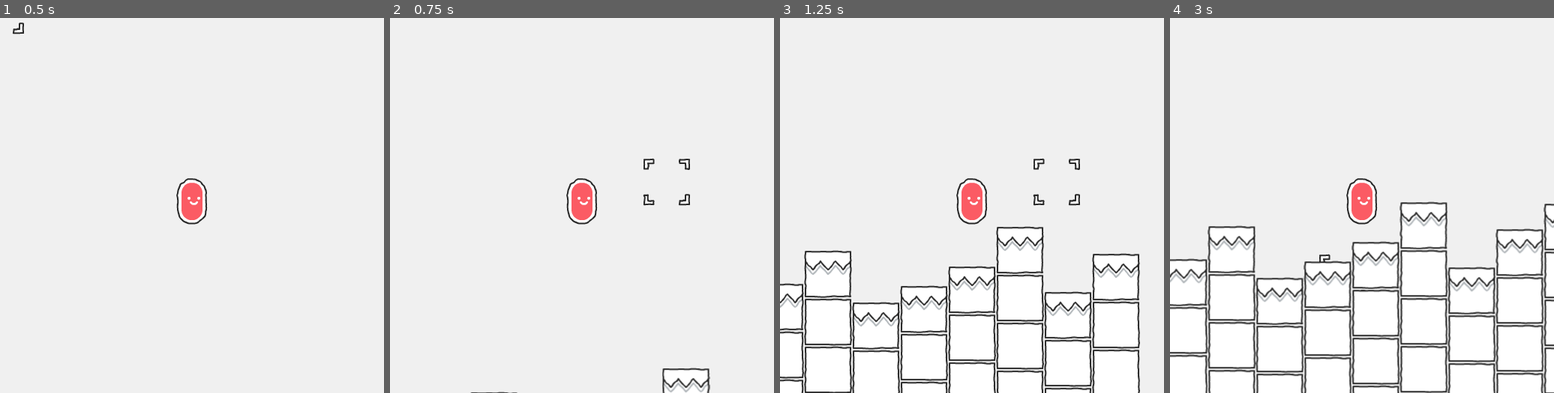
Above: before the commit, frames 1-4 (left to right).
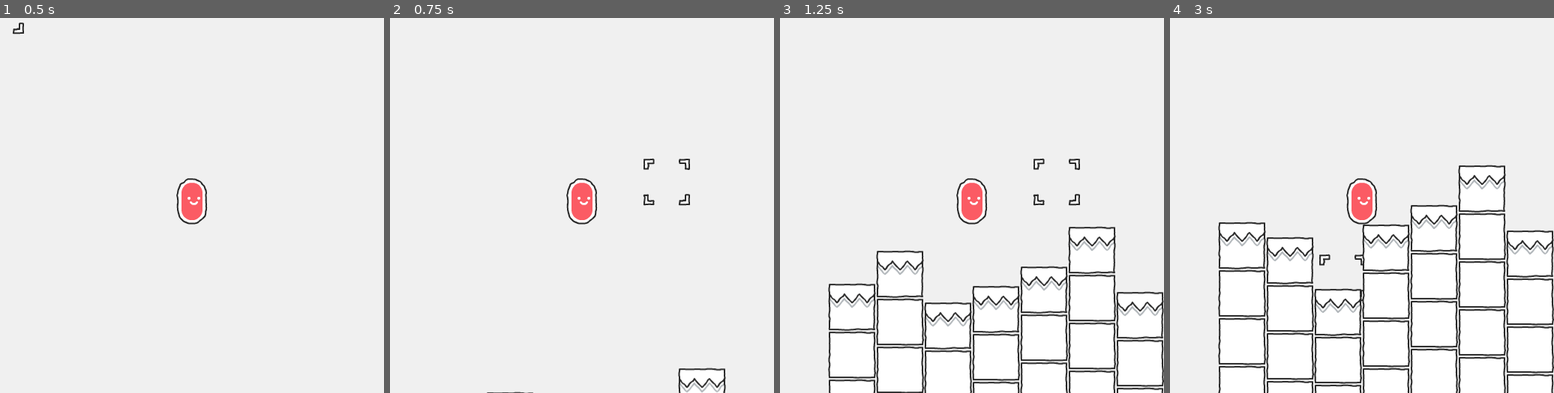
Above: after the commit, the same moments.

Repository: StarlkYT/Terrain-Generator
Game: Godot game, scene res://core/scenes/TerrainGenerator.tscn
Same seed, same stepped clock (60 frames per second), same inputs: the game is played once before the commit and once after it.
Inputs (mouse positions are in pixels of both pictures, inside the frame that each line leads up to):
- Up to frame 1 (0.5 s): no input
- Up to frame 2 (0.75 s): tap Enter at 0.5 s; move the mouse to (666, 183) at 0.52 s; press the mouse at (666, 183) at 0.53 s; hold Right (ui_right) from 0.53 s (still down)
- Up to frame 3 (1.25 s): keep holding Right (ui_right); tap Up (ui_up) at 0.77 s
- Up to frame 4 (3 s): move the mouse to (1285, 220) at 1.27 s; release the mouse at (1285, 220) at 1.28 s; click (1285, 220) at 1.35 s; tap Up (ui_up) at 1.52 s; move the mouse to (1400, 115) at 2.02 s; release Right (ui_right) at 2.03 s; press the mouse at (1400, 115) at 2.03 s; hold Left (ui_left) 2.03-2.78 s; move the mouse to (1342, 276) at 2.77 s; release the mouse at (1342, 276) at 2.78 s; hold Right (ui_right) from 2.78 s (still down); click (1342, 276) at 2.85 s

Frame 1 is identical in both runs. In frame 2, 0.5% of the frame differs, in the area x 20-88%, y 93-100%; in frame 3, 11%; in frame 4, 15%, in the area x 0-100%, y 39-100%.
Error after the commit: Invalid set index 'enabled' (on base: 'null instance') with value of type 'bool'. (res://core/scripts/utils/Player.gd:47)

Commit message:
optimize player

Diff:
--- a/core/scripts/utils/Player.gd
+++ b/core/scripts/utils/Player.gd
@@ -10,8 +10,6 @@
 export (int) var max_speed = 256
 export (int) var gravity = 375
 export (int) var jump_power = 256
-export (int) var snap_length = 32
-export (int) var max_floor_degree = 45
 export (bool) var double_jump_ability = true
 
 # Smoothing-related variables for player movement
@@ -23,11 +21,10 @@
 
 # Terrain generation related
 onready var player_terrain_right: RayCast2D = $Right
+onready var player_terrain_left: RayCast2D = $Left
 
 var double_jump: bool = false
 var friction: int = ground_friction
-var snap_direction: Vector2 = Vector2.DOWN
-var snap_vector: Vector2 = snap_direction * snap_length
 var motion: Vector2 = Vector2()
 
 func get_horizontal_input() -> float:
@@ -41,11 +38,13 @@
 	apply_jump()
 	apply_gravity(delta)
 	apply_movement(delta)
-	motion.y = move_and_slide_with_snap(motion, snap_vector, Vector2.UP, deg2rad(max_floor_degree)).y
+	motion.y = move_and_slide(motion, Vector2.UP).y
 
 func apply_movement(delta: float) -> void:
 	if get_horizontal_input() != 0:
+		player_sprite.flip_h = get_horizontal_input() < 1
 		player_terrain_right.enabled = get_horizontal_input() >= 1
+		player_terrain_left.enabled = get_horizontal_input() < 1
 		motion.x = lerp(motion.x, get_horizontal_input() * speed, friction * delta)
 	else:
 		motion.x = lerp(motion.x, 0, friction * delta)
@@ -53,7 +52,6 @@
 func apply_jump() -> void:
 	if Input.is_action_just_pressed(jump_key):
 		if player_on_floor.is_colliding():
-			snap_vector = Vector2.UP
 			motion.y = -jump_power
 			double_jump = true
 		else:
@@ -61,8 +59,6 @@
 				if double_jump == true:
 					motion.y = -jump_power
 					double_jump = false
-	else:
-		snap_vector = snap_direction * snap_length
 
 func apply_gravity(delta: float) -> void:
 	motion.y += gravity * delta
